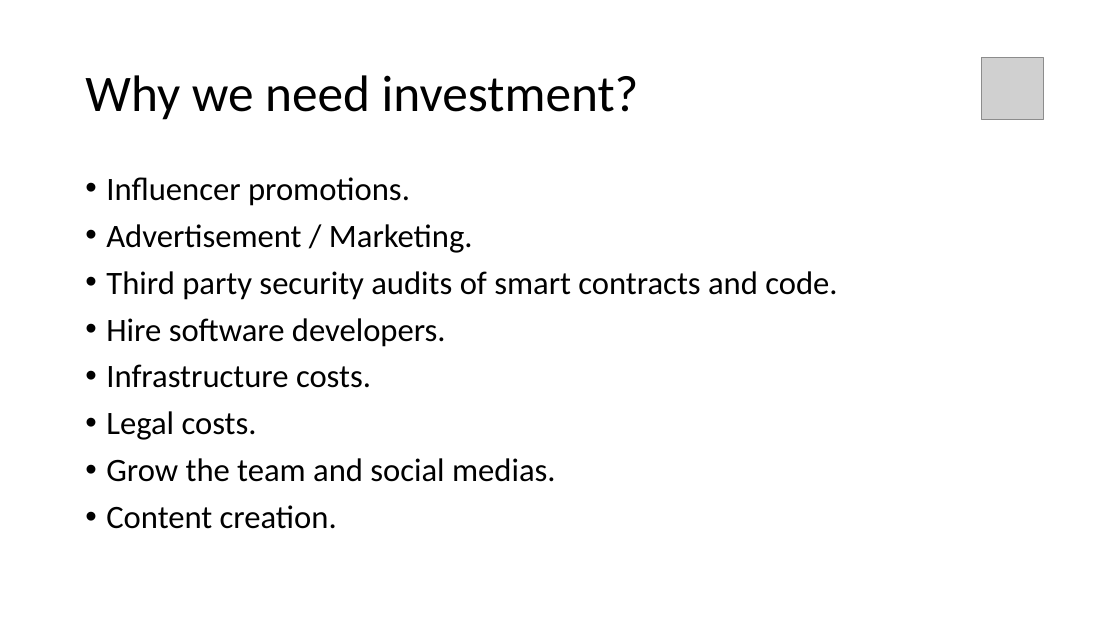
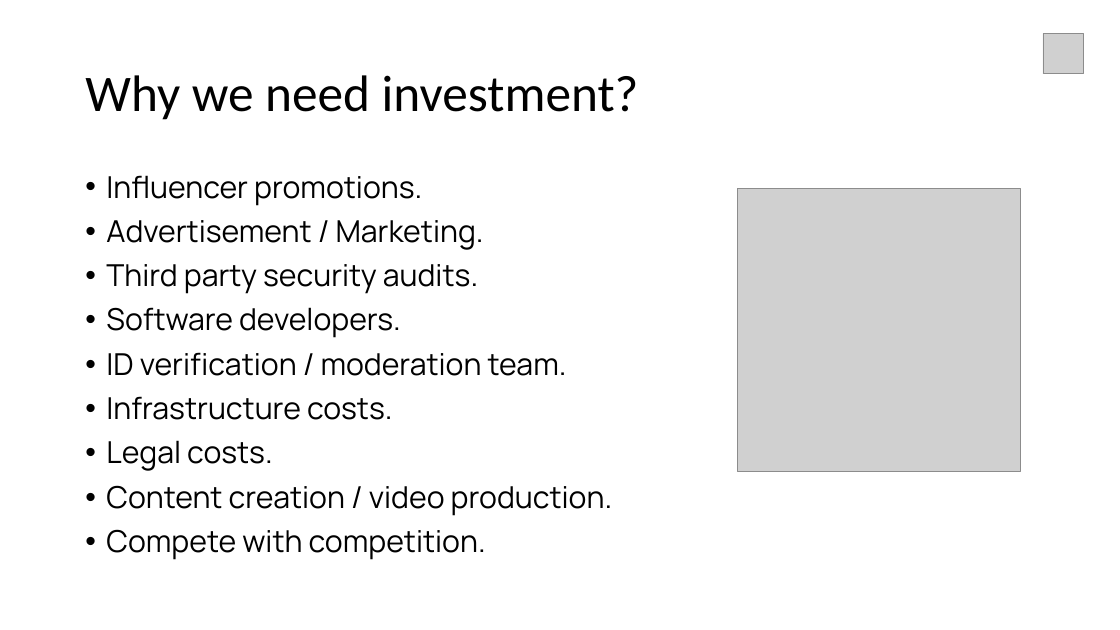
Before and after one commit to own-me/nude-pitch, a slide deck: slide 7 of own-me-pitch.pptx. Drawn at 1120x630 pixels with LibreOffice and Linux fonts; fonts in the diff are those of the drawing; grey boxes stand for pictures. Boxes give left, top, right and bottom in pixels: in the first picture for what was removed or moved away, otherwise in the second. Text is boxed around its words. In the diff, an @@ line names an element or a change of style, - is before the commit and + after.

```diff
--- a/own-me-pitch.pptx
+++ b/own-me-pitch.pptx
@@ picture: place and size @@
-picture at <box>981,58,1044,120</box>
+picture at <box>1044,34,1084,74</box>
@@ text at <box>106,175,484,471</box>: size 28 to 25.9 pt, font Calibri to Manrope in "Influencer promotions.", "Advertisement / Marketing.", "Infrastructure costs.", "Legal costs." @@
@@ picture added at <box>737,188,1020,471</box> @@
@@ text at <box>106,264,567,376</box>: text changed; size 28 to 25.9 pt; font Calibri to Manrope @@
-• Third party security audits of smart contracts and code.
-• Hire software developers.
+• Third party security audits.
+• Software developers.
+• ID verification / moderation team.
@@ text at <box>106,485,613,560</box>: text changed; size 28 to 25.9 pt; font Calibri to Manrope @@
-• Grow the team and social medias.
-• Content creation.
+• Content creation / video production.
+• Compete with competition.
```
Also in this commit, not shown: 7 other slides changed.
